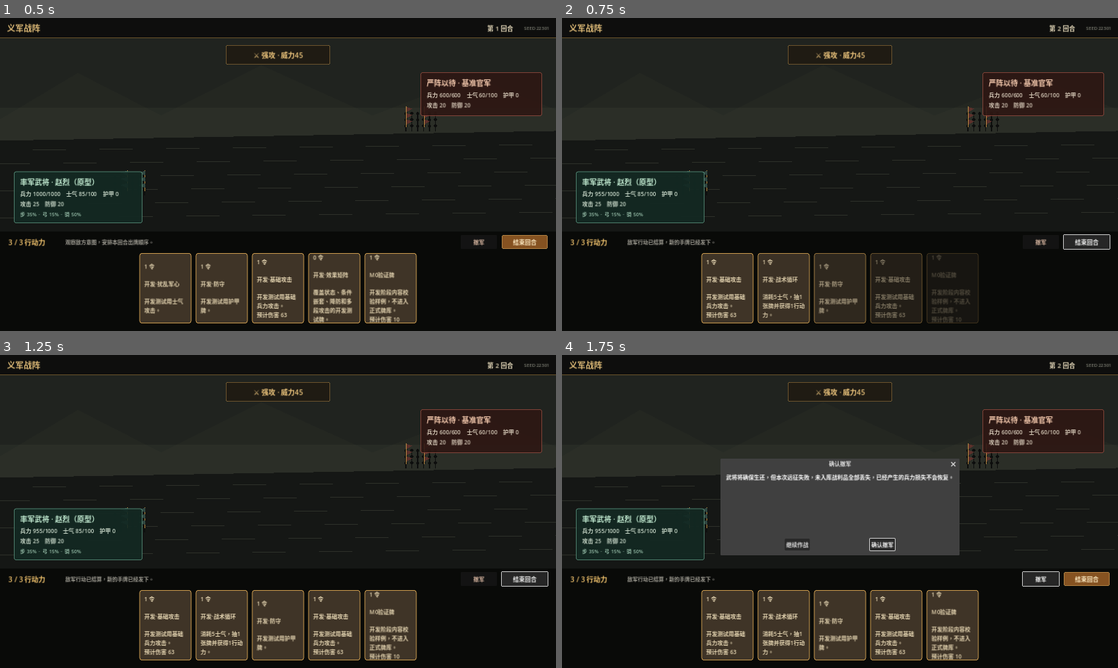
Above: before the commit, frames 1-4 (two rows, left to right).
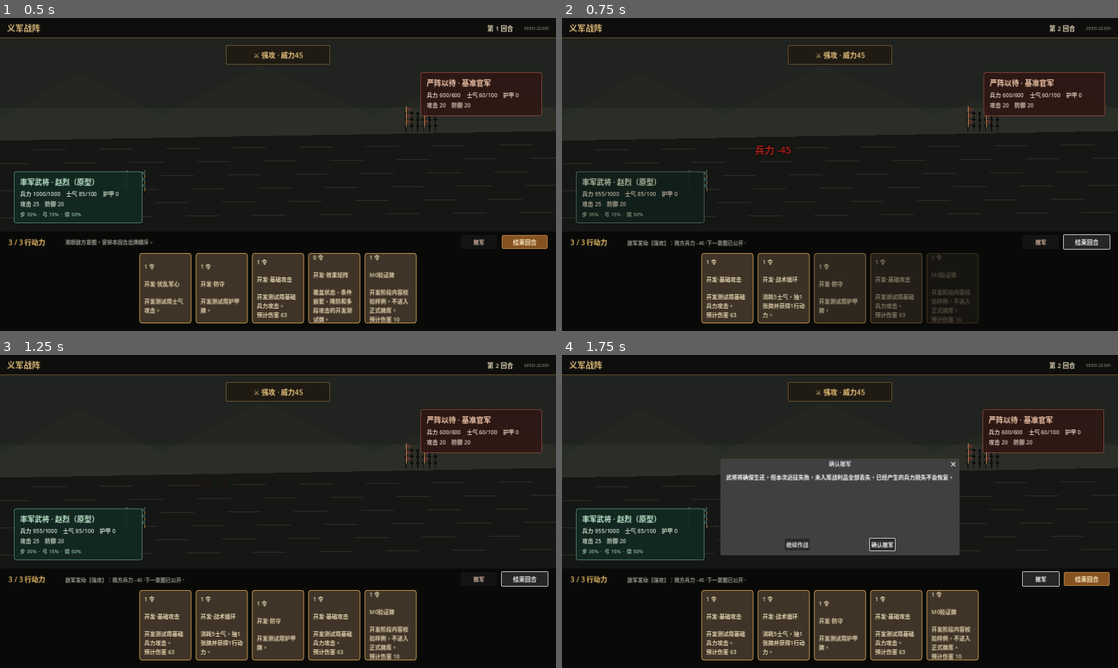
Above: after the commit, the same moments.

Repository: alvachen-git/rebellion
Game: Godot game, scene res://src/ui/combat/combat_screen.tscn
Two runs of this game, one before a commit and one after it. Both use one fixed random seed, a clock stepped at 60 frames per second and the inputs below.
Inputs:
- Up to frame 1 (0.5 s): no input
- Up to frame 2 (0.75 s): click "结束回合" at 0.5 s
- Up to frame 3 (1.25 s): no input
- Up to frame 4 (1.75 s): click "撤军" at 1.25 s

Frame 1 is identical in both runs. In frame 2, 1.3% of the frame differs, in the area x 2-98%, y 17-73%; in frame 3, 0.3%; in frame 4, 0.3%.

Commit message:
feat: clarify enemy turn feedback

Diff:
--- a/src/ui/combat/combat_screen.gd
+++ b/src/ui/combat/combat_screen.gd
@@ -27,6 +27,9 @@
 @onready var army_label: Label = %ArmyLabel
 @onready var action_label: Label = %ActionLabel
 @onready var feedback_label: Label = %FeedbackLabel
+@onready var enemy_panel: PanelContainer = %EnemyPanel
+@onready var player_panel: PanelContainer = %PlayerPanel
+@onready var impact_label: Label = %ImpactLabel
 @onready var hand_container: HBoxContainer = %HandContainer
 @onready var end_turn_button: Button = %EndTurnButton
 @onready var retreat_button: Button = %RetreatButton
@@ -82,10 +85,14 @@
 func end_turn() -> Dictionary:
 	if _controller == null:
 		return {"ok": false, "reason": "战斗尚未初始化"}
+	var before: Dictionary = _controller.snapshot()
+	var resolved_intent: Dictionary = before.get("enemy_intent", {}).duplicate(true)
 	var result = _controller.end_player_turn()
+	var after: Dictionary = _controller.snapshot()
+	_refresh()
 	if result.ok:
-		feedback_label.text = "敌军行动已结算，新的手牌已经发下。"
-	_refresh()
+		feedback_label.text = _enemy_resolution_text(resolved_intent, before, after)
+		_animate_enemy_resolution(resolved_intent, before, after)
 	return result
 
 
@@ -208,6 +215,65 @@
 	tween.tween_property(feedback_label, "modulate", MUTED, 0.35)
 
 
+func _enemy_resolution_text(intent: Dictionary, before: Dictionary, after: Dictionary) -> String:
+	var action_names := {"attack": "强攻", "defend": "固守", "disrupt": "扰乱", "recover": "整军"}
+	var action_name: String = action_names.get(intent.get("intent_type", "special"), "特殊行动")
+	var troop_loss := maxi(int(before.player.troops) - int(after.player.troops), 0)
+	var morale_loss := maxi(int(before.player.morale) - int(after.player.morale), 0)
+	var outcomes: Array[String] = []
+	if troop_loss > 0:
+		outcomes.append("我方兵力 -%d" % troop_loss)
+	if morale_loss > 0:
+		outcomes.append("我方士气 -%d" % morale_loss)
+	if intent.get("intent_type", "") == "defend":
+		outcomes.append("敌军护甲升至 %d" % int(after.enemy.armor))
+	if outcomes.is_empty():
+		outcomes.append("行动已完成")
+	return "敌军发动【%s】：%s。下一意图已公开。" % [action_name, "，".join(outcomes)]
+
+
+func _animate_enemy_resolution(intent: Dictionary, before: Dictionary, after: Dictionary) -> void:
+	var troop_loss := maxi(int(before.player.troops) - int(after.player.troops), 0)
+	var morale_loss := maxi(int(before.player.morale) - int(after.player.morale), 0)
+	var is_attack: bool = intent.get("intent_type", "") == "attack" or troop_loss > 0 or morale_loss > 0
+	impact_label.text = _impact_text(intent, troop_loss, morale_loss, after)
+	impact_label.modulate = DANGER if is_attack else BRONZE
+	impact_label.modulate.a = 1.0
+	impact_label.visible = true
+	var impact_start_y := impact_label.position.y
+	impact_label.position.y = impact_start_y + 8.0
+
+	var movement := create_tween()
+	var enemy_start_x := enemy_panel.position.x
+	if is_attack:
+		movement.tween_property(enemy_panel, "position:x", enemy_start_x - 30.0, 0.09).set_trans(Tween.TRANS_QUAD).set_ease(Tween.EASE_IN)
+		movement.tween_property(enemy_panel, "position:x", enemy_start_x, 0.16).set_trans(Tween.TRANS_BACK).set_ease(Tween.EASE_OUT)
+		player_panel.modulate = DANGER.lightened(0.22)
+		var hit_flash := create_tween()
+		hit_flash.tween_property(player_panel, "modulate", Color.WHITE, 0.34)
+	else:
+		enemy_panel.modulate = BRONZE.lightened(0.2)
+		movement.tween_property(enemy_panel, "modulate", Color.WHITE, 0.34)
+
+	var float_text := create_tween().set_parallel(true)
+	float_text.tween_property(impact_label, "position:y", impact_start_y - 18.0, 0.55).set_trans(Tween.TRANS_QUAD).set_ease(Tween.EASE_OUT)
+	float_text.tween_property(impact_label, "modulate:a", 0.0, 0.55).set_delay(0.18)
+	float_text.chain().tween_callback(func(): impact_label.visible = false)
+
+
+func _impact_text(intent: Dictionary, troop_loss: int, morale_loss: int, after: Dictionary) -> String:
+	var values: Array[String] = []
+	if troop_loss > 0:
+		values.append("兵力 -%d" % troop_loss)
+	if morale_loss > 0:
+		values.append("士气 -%d" % morale_loss)
+	if not values.is_empty():
+		return "  ".join(values)
+	if intent.get("intent_type", "") == "defend":
+		return "敌军护甲 %d" % int(after.enemy.armor)
+	return "敌军行动"
+
+
 func _format_stats(combatant: Dictionary) -> String:
 	return "兵力 %d/%d    士气 %d/%d    护甲 %d\n攻击 %d    防御 %d" % [
 		combatant.troops,
--- a/src/ui/combat/combat_screen.tscn
+++ b/src/ui/combat/combat_screen.tscn
@@ -169,6 +169,7 @@
 vertical_alignment = 1
 
 [node name="EnemyPanel" type="PanelContainer" parent="Page/Battlefield"]
+unique_name_in_owner = true
 layout_mode = 1
 anchors_preset = 1
 anchor_left = 1.0
@@ -199,6 +200,7 @@
 text = "兵力 600/600    士气 60/100    护甲 0\n攻击 20    防御 20"
 
 [node name="PlayerPanel" type="PanelContainer" parent="Page/Battlefield"]
+unique_name_in_owner = true
 layout_mode = 1
 anchors_preset = 2
 anchor_top = 1.0
@@ -235,6 +237,27 @@
 theme_override_font_sizes/font_size = 14
 text = "步 35%  ·  弓 15%  ·  骑 50%"
 
+[node name="ImpactLabel" type="Label" parent="Page/Battlefield"]
+unique_name_in_owner = true
+visible = false
+layout_mode = 1
+anchors_preset = 0
+anchor_left = 0.24
+anchor_top = 0.58
+anchor_right = 0.52
+anchor_bottom = 0.58
+offset_top = -18.0
+offset_bottom = 26.0
+grow_horizontal = 2
+mouse_filter = 2
+theme_override_colors/font_color = Color(0.9, 0.38, 0.31, 1)
+theme_override_colors/font_outline_color = Color(0.08, 0.04, 0.03, 0.95)
+theme_override_constants/outline_size = 7
+theme_override_font_sizes/font_size = 28
+text = "兵力 -45"
+horizontal_alignment = 1
+vertical_alignment = 1
+
 [node name="Command" type="MarginContainer" parent="Page"]
 custom_minimum_size = Vector2(0, 284)
 layout_mode = 2
--- a/tests/capture_m2_ui.gd
+++ b/tests/capture_m2_ui.gd
@@ -9,13 +9,19 @@
 
 func _capture() -> void:
 	var output_path := "/tmp/dynasty-rebellion-m2-ui.png"
+	var show_enemy_action := false
 	for argument in OS.get_cmdline_user_args():
 		if argument.begins_with("--output="):
 			output_path = argument.trim_prefix("--output=")
+		elif argument == "--enemy-action":
+			show_enemy_action = true
 	var screen := CombatScene.instantiate()
 	root.add_child(screen)
 	for frame in 6:
 		await process_frame
+	if show_enemy_action:
+		screen.end_turn()
+		await create_timer(0.12).timeout
 	RenderingServer.force_draw(false)
 	await process_frame
 	var image := root.get_texture().get_image()
--- a/tests/run_m2_ui_tests.gd
+++ b/tests/run_m2_ui_tests.gd
@@ -76,12 +76,19 @@
 
 
 func _test_end_turn_refreshes_hand_and_intent() -> void:
-	var screen = await _create_screen(_request(_standard_deck(), 1603))
+	var request := _request(_standard_deck(), 1603)
+	request.enemy.skills = [_attack_skill(45)]
+	var screen = await _create_screen(request)
+	var before: Dictionary = screen.combat_snapshot()
 	screen.get_node("%EndTurnButton").pressed.emit()
 	await process_frame
 	var state: Dictionary = screen.combat_snapshot()
 	_assert_true(state.turn == 2, "end-turn button pressed signal reaches combat command")
 	_assert_equal(state.turn, 2, "enemy action resolves before the second player turn")
+	_assert_true(state.player.troops < before.player.troops, "revealed enemy attack reduces player troops")
+	_assert_true("敌军发动【强攻】" in screen.get_node("%FeedbackLabel").text, "enemy attack is named in persistent feedback")
+	_assert_true("兵力 -" in screen.get_node("%ImpactLabel").text, "enemy damage is shown as impact text")
+	_assert_true(screen.get_node("%ImpactLabel").visible, "enemy action displays immediate battlefield feedback")
 	_assert_true(screen.card_button_count() > 0, "new turn renders a refreshed hand")
 	_assert_true(not screen.get_node("%IntentLabel").text.is_empty(), "next enemy intent remains visible")
 	await _destroy_screen(screen)
@@ -183,6 +190,16 @@
 	]
 
 
+func _attack_skill(base_power: int) -> Dictionary:
+	return {
+		"id": "test.ui_attack",
+		"intent_type": "attack",
+		"weight": 1,
+		"conditions": [],
+		"effects": [{"type": "DealDamage", "base_power": base_power, "target": "opponent"}],
+	}
+
+
 func _assert_true(value: bool, message: String) -> void:
 	if value:
 		_passed += 1
Not shown, changed: .gitignore
